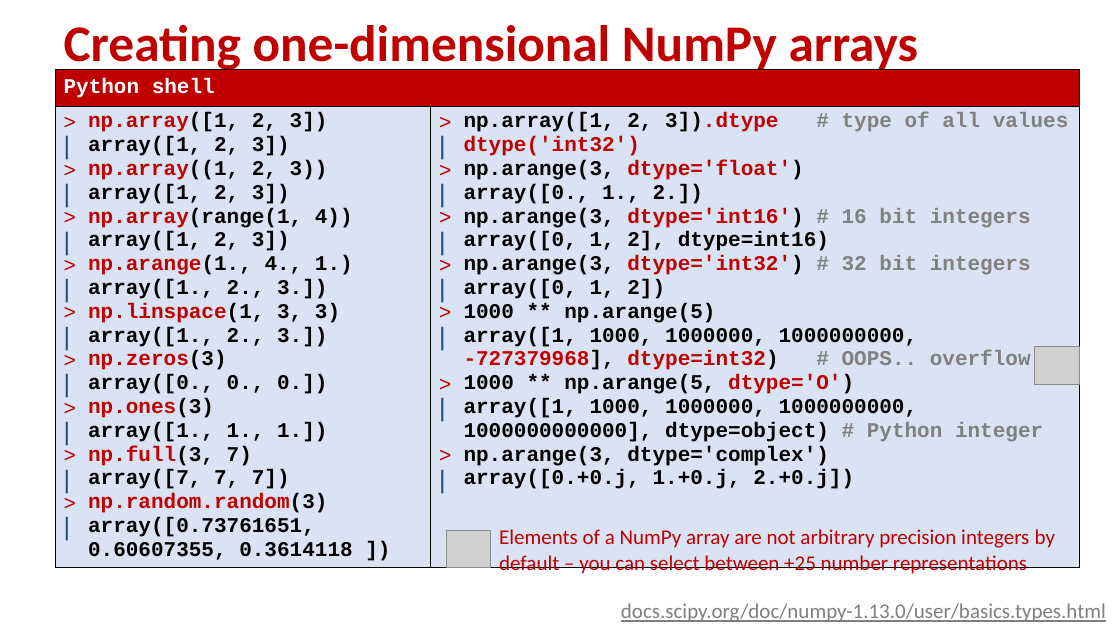
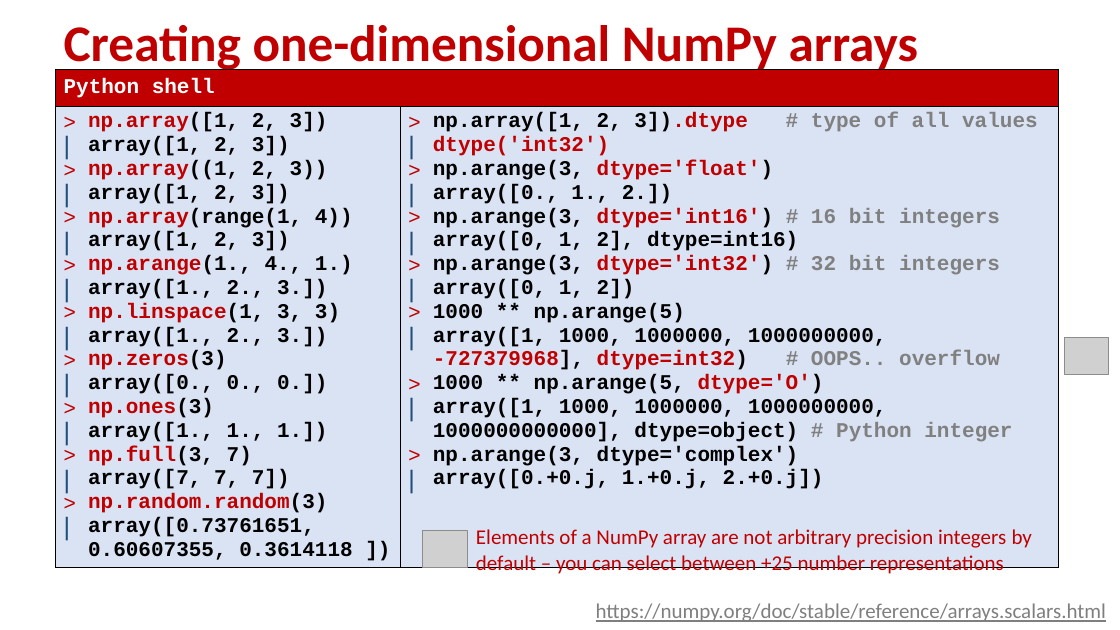
Before and after one commit to gsbrodal/gsbrodal.github.io, a slide deck: slide 8 of ipsa/slides/numpy.pptx. Drawn at 1120x630 pixels with LibreOffice and Linux fonts; fonts in the diff are those of the drawing; grey boxes stand for pictures. Boxes give left, top, right and bottom in pixels: in the first picture for what was removed or moved away, otherwise in the second. Text is boxed around its words. In the diff, an @@ line names an element or a change of style, - is before the commit and + after.

Commit message:
numpy slides updated

```diff
--- a/ipsa/slides/numpy.pptx
+++ b/ipsa/slides/numpy.pptx
@@ table: place and size @@
-table at bbox=[55, 69, 1080, 593]
+table at bbox=[55, 69, 1059, 593]
@@ picture: place and size @@
-picture at bbox=[1035, 347, 1080, 384]
+picture at bbox=[1065, 337, 1109, 374]
@@ picture: place and size @@
-picture at bbox=[446, 530, 491, 567]
+picture at bbox=[423, 530, 467, 567]
@@ text "Elements of a NumPy array ...": place and size @@
-text "Elements of a NumPy array ..." at bbox=[499, 529, 1055, 574]
+text "Elements of a NumPy array ..." at bbox=[476, 529, 1032, 574]
@@ text at bbox=[596, 603, 1107, 622]: text changed @@
-docs.scipy.org/doc/numpy-1.13.0/user/basics.types.html
+https://numpy.org/doc/stable/reference/arrays.scalars.html
```
Also in this commit, not shown: 3 other slides changed, 6 other files.
